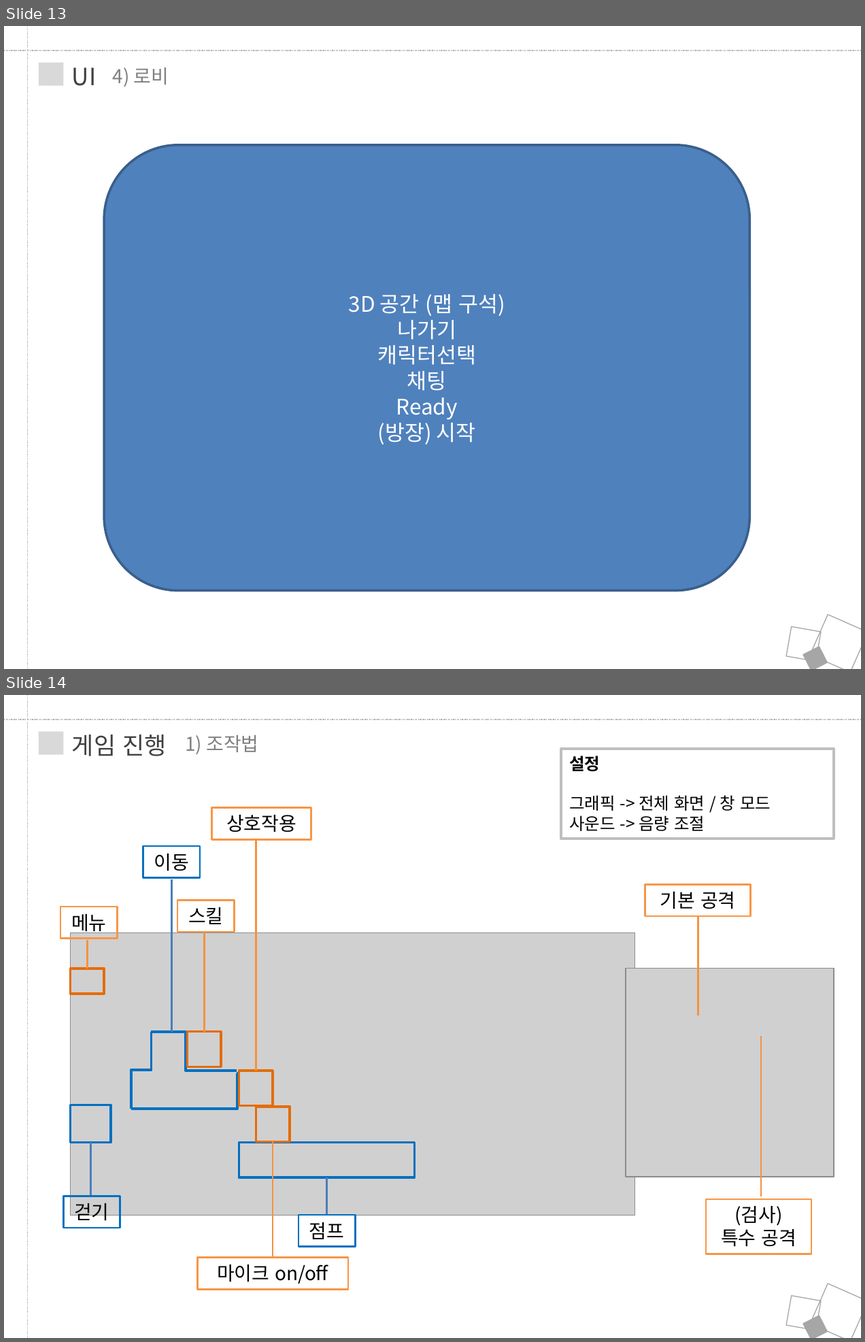
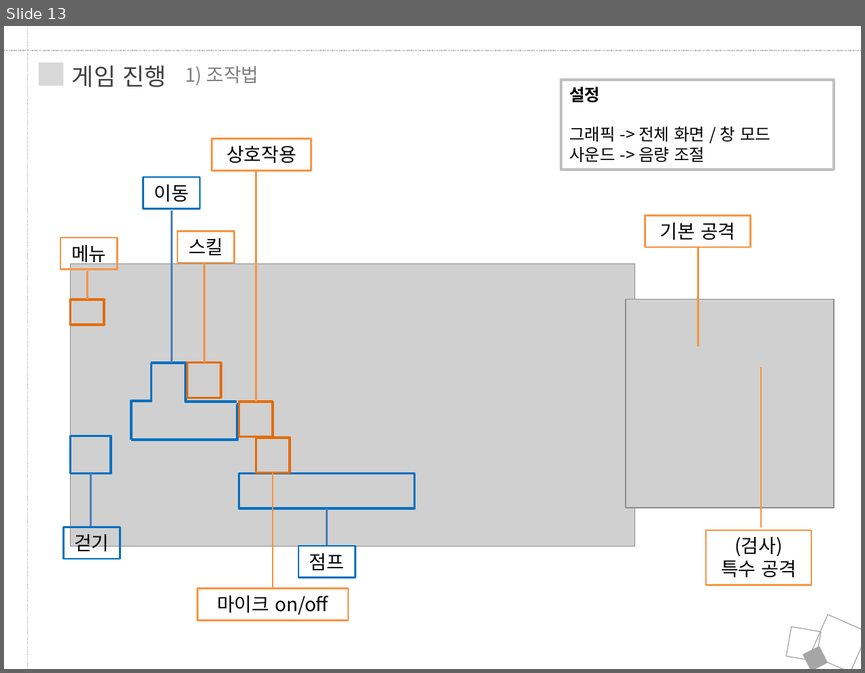
Before and after one commit to JungRobbi/ZolZak, a slide deck: Document/ppt.pptx. Shown one above the other, each under a label of ours: slides 13 and 14 before the commit, slide 13 after it. The pictures are 865x1342 and 865x673 pixels, drawn with LibreOffice and Linux fonts; fonts in the diff are those of the drawing; grey boxes stand for pictures. Boxes give left, top, right and bottom in pixels: in the first picture for what was removed or moved away, otherwise in the second. Text is boxed around its words. In the diff, an @@ line names an element or a change of style, - is before the commit and + after.

```diff
--- a/Document/ppt.pptx
+++ b/Document/ppt.pptx
@@ slide 13 removed at bbox=[4, 26, 861, 669], background #FFFFFF @@
@@ line removed from (28, 26) to (28, 669) @@
@@ line removed from (4, 51) to (861, 51) @@
@@ rectangle removed at bbox=[39, 63, 64, 86] @@
@@ text removed at bbox=[72, 67, 96, 86] @@
-UI
@@ text removed at bbox=[113, 67, 169, 87] @@
-4) 로비
@@ rounded rectangle removed at bbox=[104, 145, 749, 590] @@
-3D 공간 (맵 구석)
-나가기
-캐릭터선택
-채팅
-Ready
-(방장) 시작
@@ rectangle removed at bbox=[810, 614, 861, 669] @@
@@ rectangle removed at bbox=[787, 626, 821, 660] @@
@@ rectangle removed at bbox=[803, 645, 827, 669] @@
@@ what was slide 14 is now slide 13 @@
```
Also in this commit, not shown: 2 slides changed, 1 slide added, 2 other slides removed, 6 other files.
